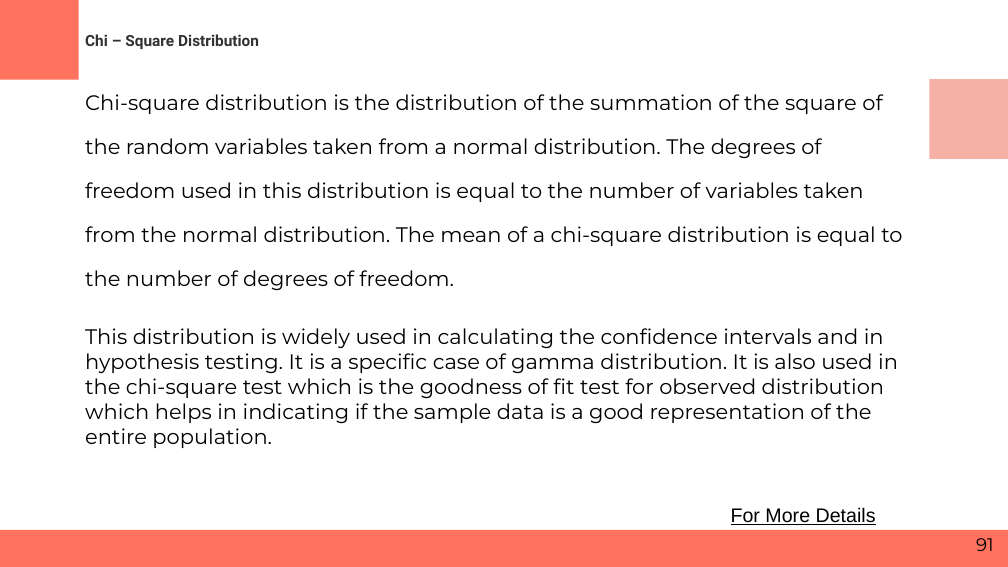
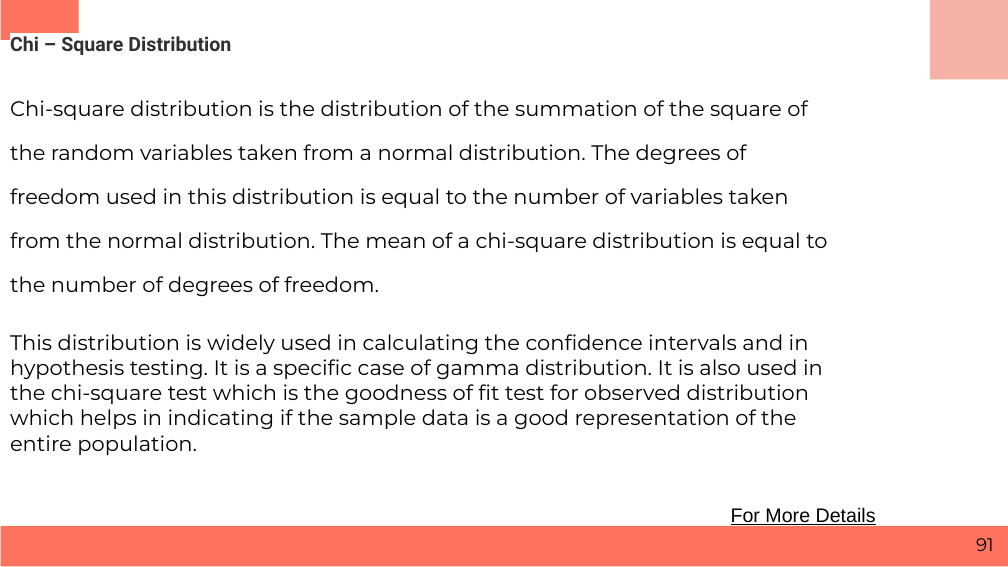
Before and after one commit to RashmivernekarN/ai_with_python_keonics, a slide deck: slide 91 of Module3/Business Statistics.pptx. Drawn at 1008x567 pixels with LibreOffice and Linux fonts; fonts in the diff are those of the drawing. Boxes give left, top, right and bottom in pixels: in the first picture for what was removed or moved away, otherwise in the second. Text is boxed around its words. In the diff, an @@ line names an element or a change of style, - is before the commit and + after.

```diff
--- a/Module3/Business Statistics.pptx
+++ b/Module3/Business Statistics.pptx
@@ text "Chi – Square Distribution": place and size @@
-text "Chi – Square Distribution" at bbox=[85, 34, 902, 448]
+text "Chi – Square Distribution" at bbox=[10, 36, 827, 455]
@@ rectangle: place and size @@
-rectangle at bbox=[0, 0, 79, 80]
+rectangle at bbox=[1, 0, 79, 39]
@@ rectangle: place and size @@
-rectangle at bbox=[929, 80, 1008, 159]
+rectangle at bbox=[930, 0, 1008, 79]
@@ text at bbox=[10, 36, 231, 55]: size 11 to 14 pt in "Chi – Square Distribution" @@
@@ rectangle: place and size @@
-rectangle at bbox=[0, 530, 1008, 567]
+rectangle at bbox=[1, 526, 1008, 566]
```
Also in this commit, not shown: 105 other slides changed, 1 slide added.
